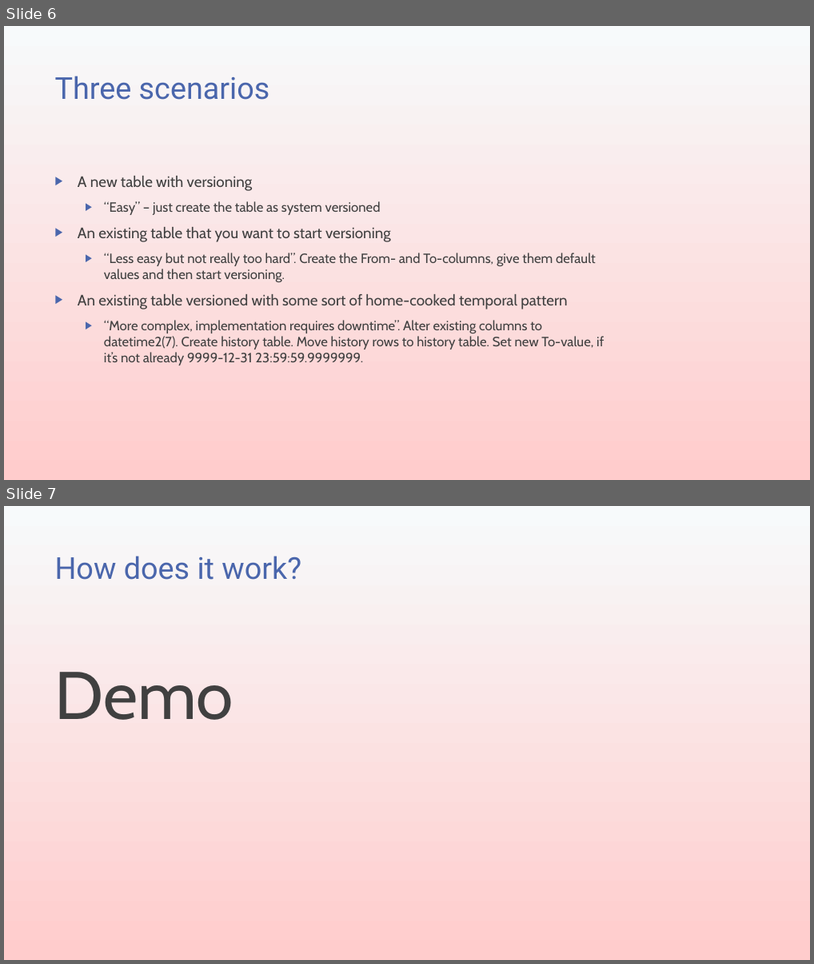
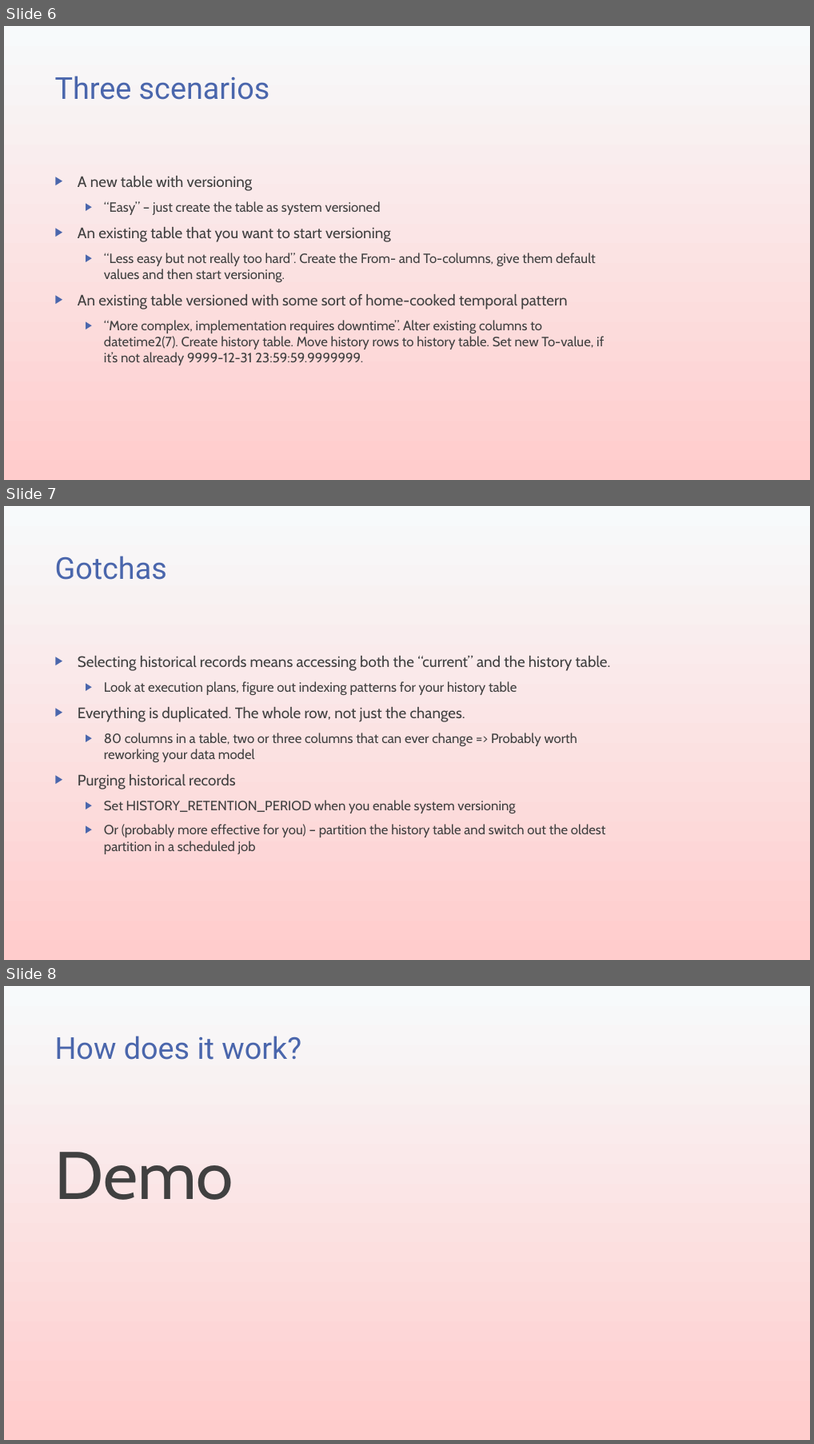
Before and after one commit to transmokopter/Presentations, a slide deck: temporal-tables/slides/temporal-tables.pptx. Shown one above the other, each under a label of ours: slides 6 and 7 before the commit, slides 6, 7 and 8 after it. The pictures are 814x964 and 814x1444 pixels, drawn with LibreOffice and Linux fonts; fonts in the diff are those of the drawing; background and template pictures are left out. Boxes give left, top, right and bottom in pixels: in the first picture for what was removed or moved away, otherwise in the second. Text is boxed around its words. In the diff, an @@ line names an element or a change of style, - is before the commit and + after.

Commit message:
Pushed last changes from Data Scotland presentation

```diff
--- a/temporal-tables/slides/temporal-tables.pptx
+++ b/temporal-tables/slides/temporal-tables.pptx
@@ slide 7 added at box(4, 506, 810, 960), background gradient #F7FAFB to #FFCCCC @@
@@ title added at box(55, 556, 167, 580), 36 pt, text #4A66AC @@
+Gotchas
@@ text added at box(78, 656, 611, 854), 16 pt, text #404040 @@
+▶ Selecting historical records means accessing both the “current” and the history table.
+  ▶ Look at execution plans, figure out indexing patterns for your history table
+▶ Everything is duplicated. The whole row, not just the changes.
+  ▶ 80 columns in a table, two or three columns that can ever change => Probably worth reworking your data model
+▶ Purging historical records
+  ▶ Set HISTORY_RETENTION_PERIOD when you enable system versioning
+  ▶ Or (probably more effective for you) – partition the history table and switch out the oldest partition in a scheduled job
@@ what was slide 7 is now slide 8 @@
```
Also in this commit, not shown: 1 other file.
